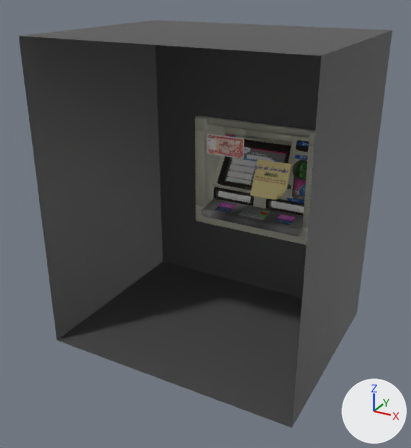
Two versions of the Blender file old/atm/atm with screens.blend, one commit apart.
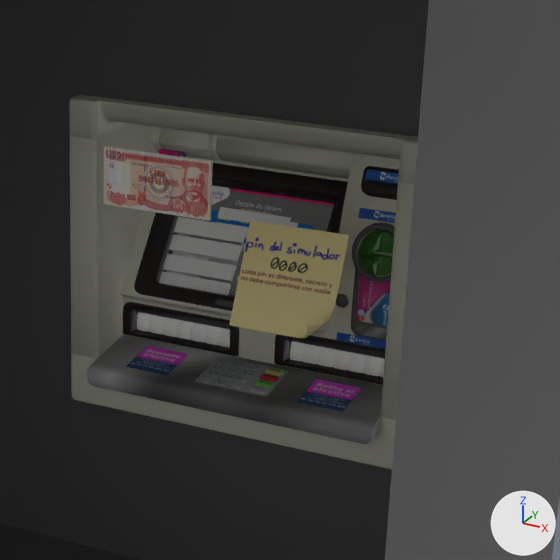
Each version appears first whole from a 50 mm lens placed at (3.36, -8.18, 2.89), pointed at (-0.25, -1.61, -0.4), and next in a close-up on the part from 42% to 89% of the width and 19% to 62% of the height. Arrows for +X, +Y and +Z are at lower right; the lights stay in place.

Objects in the first close-up: 'atm', 'green thing', 'paper money in bs', 'paper money in dollars', 'pin', 'screen', 'touch l 0', 'touch l 1', 'touch l 2', 'touch l 3'.
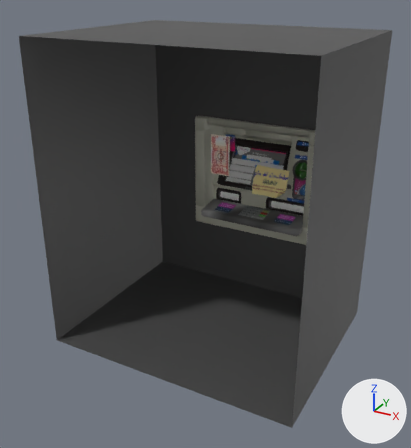
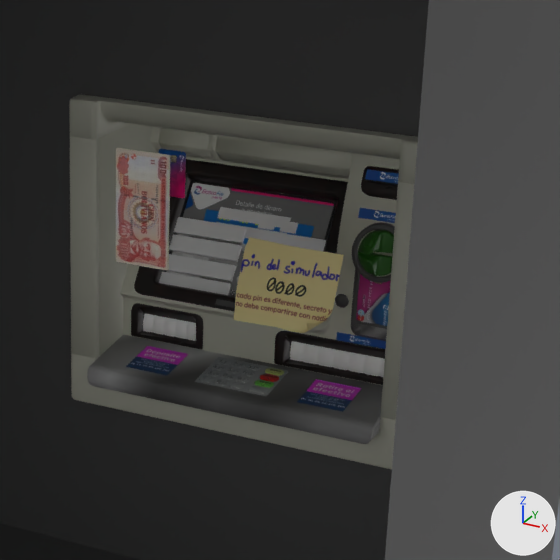
Pixel boxes [x1, y1, x2, y2] of what changed, in the close-ups (560 x 560 px; the box of a moved part takes in the faces that stretch with it):
'pin', reshaped (8% narrower, 18% shorter): before [229, 220, 349, 338]; after [234, 237, 344, 333]
'paper money in bs', mesh turned: before [104, 147, 212, 221]; after [116, 148, 169, 271]
'paper money in dollars', mesh turned: before [105, 146, 213, 220]; after [119, 148, 171, 270]
part 3 of me_plane_003, added: after [305, 323, 321, 333]
part 4 of me_plane_003, cut back: before [229, 220, 349, 338]; after [234, 237, 344, 333]
part 5 of me_mesh_039, moved or reshaped: before [123, 298, 277, 363]; after [123, 298, 280, 363]

Edits to the bpy script that builds the scene:
```text
Change me_mesh_026:
    where me_mesh_026.from_pydata(...)  # 8 vertices, 12 faces; spans x -0.39..0.186, y -1.312..-1.311, z 0.554..0.842
    used by ob_paper_money_in_bs; location = (0.0, 0.0, 0.0)
    me_mesh_026 part 1: the whole mesh is turned 90 degrees about the y axis through its middle, then moved by (-0.077, 0.0, -0.143)
Change me_mesh_029:
    where me_mesh_029.from_pydata(...)  # 8 vertices, 12 faces; spans x -0.39..0.186, y -1.301..-1.3, z 0.554..0.842
    used by ob_paper_money_in_dollars; location = (0.0, 0.0, 0.0)
    me_mesh_029 part 2: the whole mesh is turned 90 degrees about the y axis through its middle, then moved by (-0.077, 0.0, -0.143)
Change me_plane_003:
    used by ob_pin; location = (0.0, 0.0, 0.0)
    remove me_plane_003.from_pydata(...)  # 60 vertices, 50 faces; spans x -0.006..0.562, y -0.726..-0.387, z -0.244..0.293
    add me_plane_003.from_pydata(...)  # 65 vertices, 34 faces; spans x -0.006..0.557, y -0.722..-0.426, z -0.213..0.198
    me_plane_003 part 3: a new loose piece of 25 vertices spanning x 0.352..0.557, y -0.722..-0.571, z -0.207..-0.048, in mat_atmtextured (picture img_atm_png)
    me_plane_003 part 4
    59 vertices are removed from x -0.006..0.562, y -0.726..-0.387, z -0.244..0.293
    50 faces are deleted
    39 vertices are added at x -0.006..0.557, y -0.722..-0.426, z -0.213..0.198
    22 new faces join them
Change me_mesh_039:
    used by ob_atm; location = (0.016, -0.016, -0.044)
    remove me_mesh_039.from_pydata(...)  # 3754 vertices, 6406 faces, 1 loose edge; spans x -1.89..1.74, y -3.13..0.44, z -1.96..2.27
    add me_mesh_039.from_pydata(...)  # 3684 vertices, 6288 faces, 1 loose edge; spans x -1.89..1.74, y -3.13..0.44, z -1.96..2.27
    me_mesh_039 part 5: 190 vertices moved from x -0.94..-0.19, y -0.08..0.0, z -0.6..-0.39 to x -0.89..-0.4, y -0.08..0.0, z -0.6..-0.39; 171 vertices removed from x -0.94..-0.26, y -0.08..0.01, z -0.59..-0.39; 101 vertices added at x -0.85..-0.4, y -0.08..0.01, z -0.59..-0.4
```
